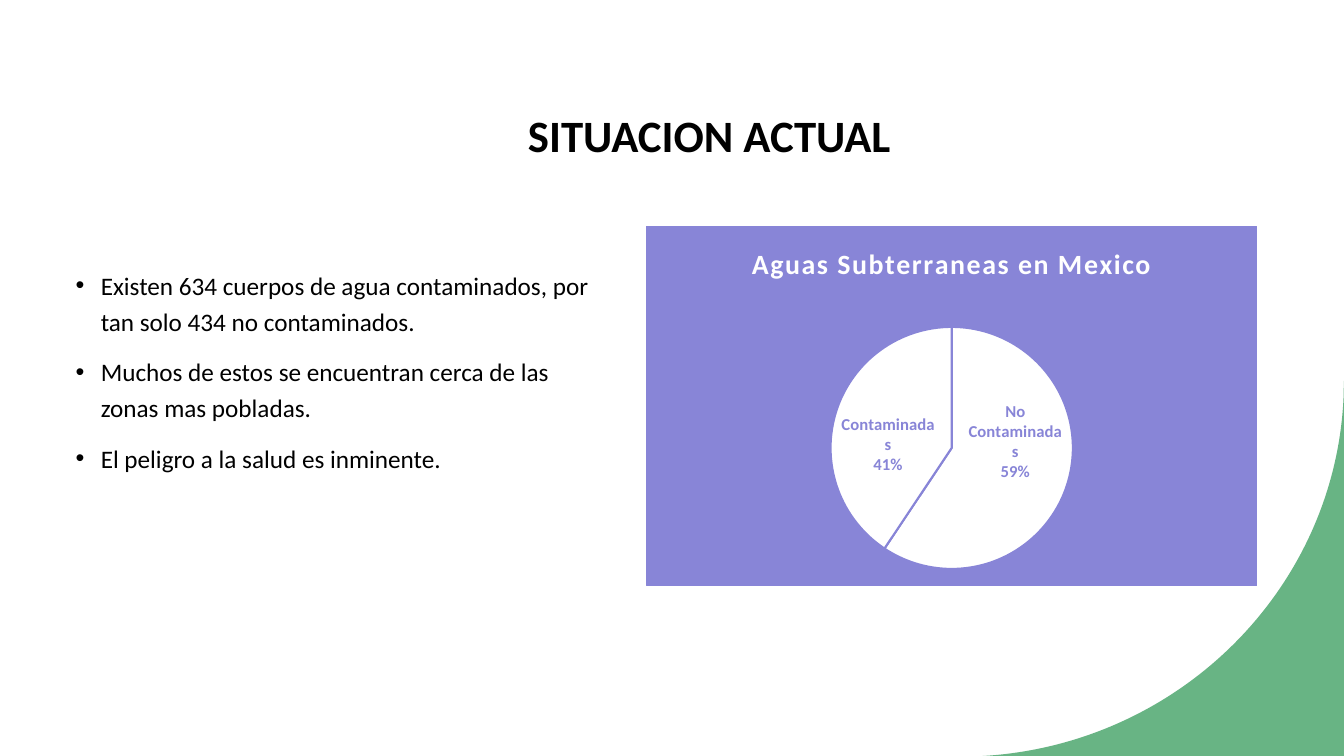
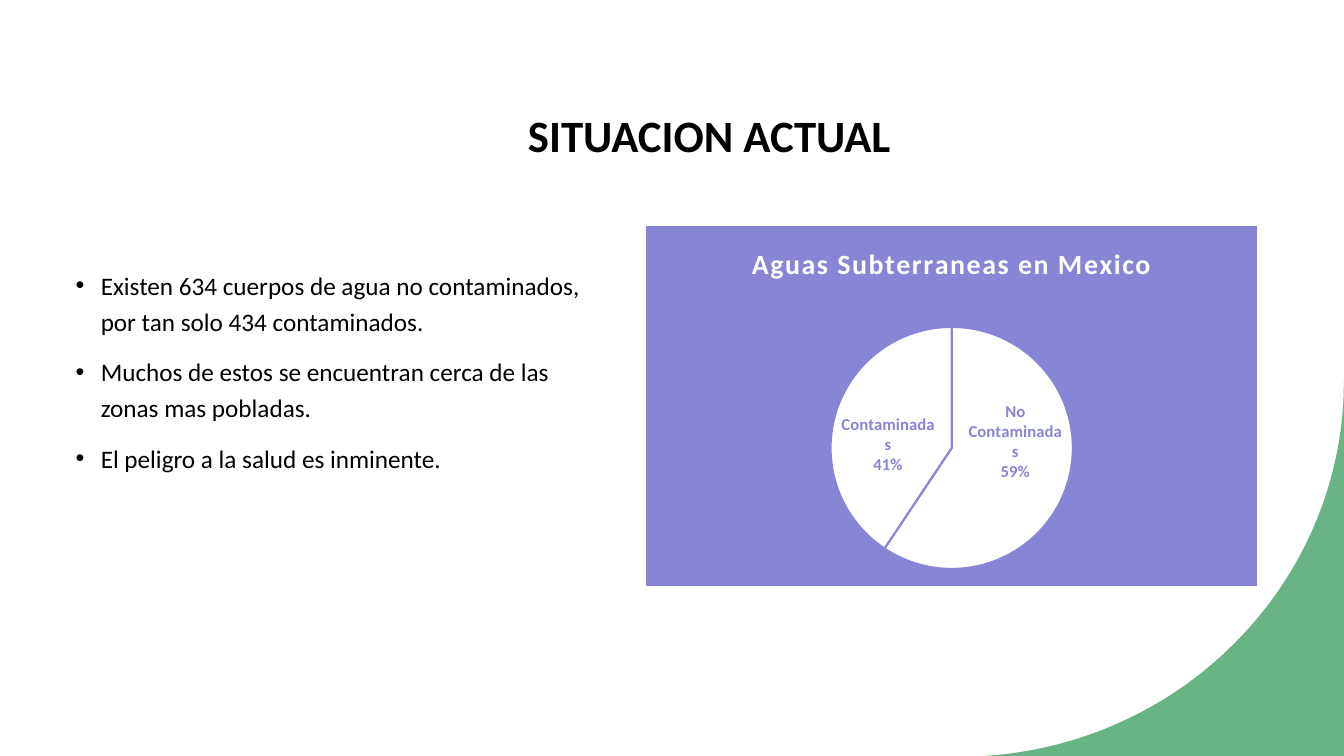
Before and after one commit to PosgradoMNA/actividades-del-projecto-cad_equipo_12, a slide deck: slide 3 of Reto/Parte2/Presentacion Ejecutiva Reto2.pptx. Drawn at 1344x756 pixels with LibreOffice and Linux fonts; fonts in the diff are those of the drawing. Boxes give left, top, right and bottom in pixels: in the first picture for what was removed or moved away, otherwise in the second. Text is boxed around its words. In the diff, an @@ line names an element or a change of style, - is before the commit and + after.

Commit message:
ppt updatate FIle

```diff
--- a/Reto/Parte2/Presentacion Ejecutiva Reto2.pptx
+++ b/Reto/Parte2/Presentacion Ejecutiva Reto2.pptx
@@ text at (101,277,580,335): text changed @@
-• Existen 634 cuerpos de agua contaminados, por tan solo 434 no contaminados.
+• Existen 634 cuerpos de agua no contaminados, por tan solo 434 contaminados.
```
